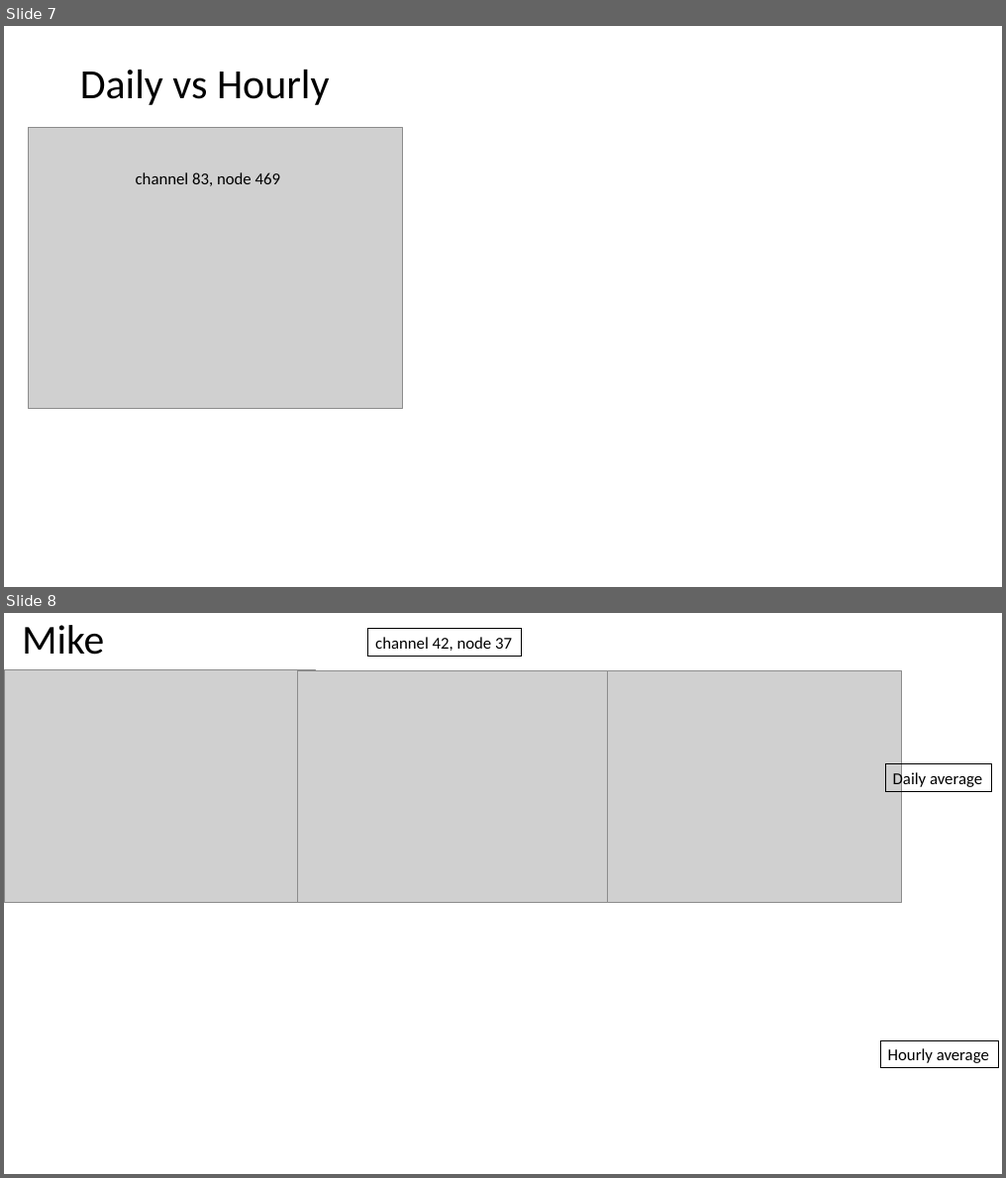
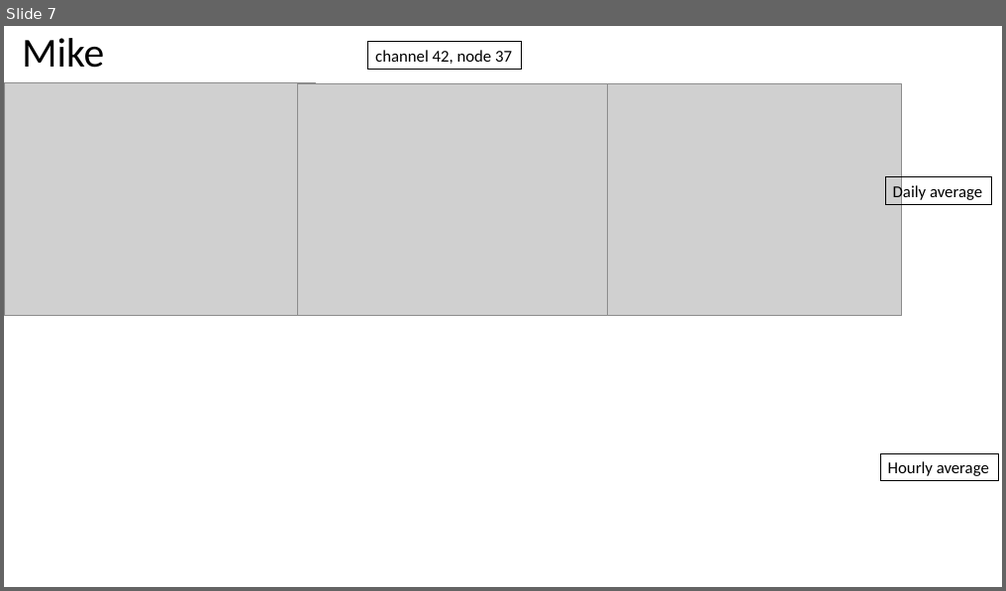
Before and after one commit to BDO-Science/contour-zone-of-influence, a slide deck: figures/zoi_figures.pptx. Shown one above the other, each under a label of ours: slides 7 and 8 before the commit, slide 7 after it. The pictures are 1006x1178 and 1006x591 pixels, drawn with LibreOffice and Linux fonts; fonts in the diff are those of the drawing; grey boxes stand for pictures. Boxes give left, top, right and bottom in pixels: in the first picture for what was removed or moved away, otherwise in the second. Text is boxed around its words. In the diff, an @@ line names an element or a change of style, - is before the commit and + after.

Commit message:
further updates to ppt

```diff
--- a/figures/zoi_figures.pptx
+++ b/figures/zoi_figures.pptx
@@ slide 7 removed at box(4, 26, 1002, 587), background #FFFFFF @@
@@ title removed at box(80, 70, 330, 105) @@
-Daily vs Hourly
@@ picture removed at box(28, 128, 402, 408) @@
@@ text removed at box(136, 173, 280, 186) @@
-channel 83, node 469
@@ what was slide 8 is now slide 7 @@
```
